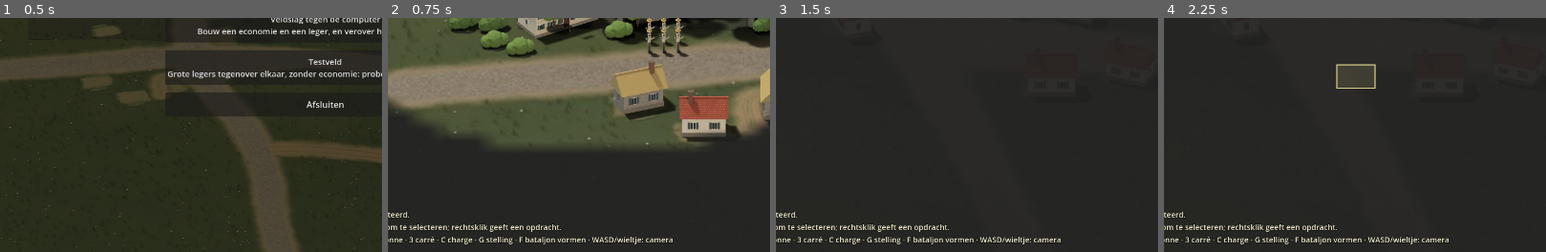
Above: before the commit, frames 1-4 (left to right).
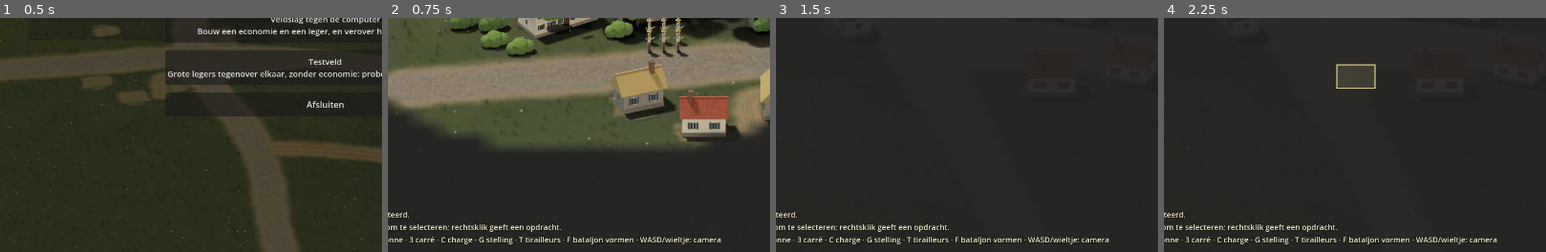
Above: after the commit, the same moments.

Repository: thomasgerritsen-code/-napoleonic-rts.
Game: Godot game, scene res://scenes/menu.tscn
The game is run twice, just before and just after one commit, with the same random seed, the same clock (stepped at 60 frames per second) and the same inputs.
Inputs (mouse positions are % of the whole screen's width and height, from its top left):
- Up to frame 1 (0.5 s): no input
- Up to frame 2 (0.75 s): click "Veldslag tegen de computer Bo…" at 0.5 s
- Up to frame 3 (1.5 s): tap Enter at 1.25 s; drag from (90, 17) to (60, 28) at 1.27 s
- Up to frame 4 (2.25 s): tap Space at 2 s; drag from (30, 55) to (45, 70) at 2.02 s
The pictures show only the part of the screen within x 7-57%, y 45-95%; the shares and areas given below are measured in that part.

Frame 1 is identical in both runs. In frame 2, 0.8% of the frame differs, in the area x 34-88%, y 93-97%; in frame 3, 0.8%; in frame 4, 0.8%.

Commit message:
Godot: tirailleurs, craters and shell damage to the works, as the web game
Open order (T): a battalion spreads out 2.3 times as wide, fires at will
at any enemy within 1.15 times its reach, takes 72% of the fire (55%
among trees) but 1.7 times the blows of horse; a square closes it again.
Round shot and howitzer shells leave craters, knock a trench down a
level or breach its parapet (then it covers only a fifth), and hit a
tower beside them; men standing in a damaged trench dig it back up.

Co-Authored-By: Claude Opus 5.5 <noreply@anthropic.com>
Claude-Session: https://claude.ai/code/session_01JtYPWDhBYAE3XgwFqp4SE2

Diff:
--- a/godot/scripts/hud.gd
+++ b/godot/scripts/hud.gd
@@ -124,7 +124,7 @@
 			lines.append("Graan: %d  ·  %d boeren" % [b.crop, battle.farmers_on(b)])
 		return "\n".join(lines)
 	if battle.selected_units.is_empty():
-		return "Niets geselecteerd.\nKlik of sleep om te selecteren; rechtsklik geeft een opdracht.\n1 linie · 2 colonne · 3 carré · C charge · G stelling · F bataljon vormen · WASD/wieltje: camera"
+		return "Niets geselecteerd.\nKlik of sleep om te selecteren; rechtsklik geeft een opdracht.\n1 linie · 2 colonne · 3 carré · C charge · G stelling · T tirailleurs · F bataljon vormen · WASD/wieltje: camera"
 	var count := {}
 	for u in battle.selected_units:
 		count[u.type] = count.get(u.type, 0) + 1
@@ -145,6 +145,9 @@
 		state += ", %s" % r.rank_label()
 		state += ", moreel %d (%s)" % [r.morale(), r.morale_label()]
 		var shape: String = {"column": "colonne", "square": "carré"}.get(r.formation, "linie")
+		if r.skirmish:
+			shape = "open orde"
+
 		lines.append("%s: %d man in %s, %s" % [r.name, r.strength(), shape, state])
 	var workers: int = count.get("worker", 0)
 	if workers > 0:
@@ -192,6 +195,10 @@
 			holding = holding or r.hold
 			if r.trench != null and r.trench["progress"] >= 1.0:
 				trench = r.trench
+		var open_order := false
+		for r in battle.selected:
+			open_order = open_order or r.skirmish
+		_button("Gesloten orde (T)" if open_order else "Tirailleurs (T)\nverspreid vuren", battle.skirmish)
 		_button("Stelling loslaten (G)" if holding else "Stelling houden (G)\nschrap zetten, ingraven", battle.hold)
 		if trench != null:
 			var next := Rules.trench_level(int(trench["level"]) + 1)
--- a/godot/scripts/main.gd
+++ b/godot/scripts/main.gd
@@ -400,14 +400,32 @@
 				if not horse:
 					share *= depth_rule("rearDamage", 1.5) if rear else depth_rule("flankDamage", 1.25)
 				shock = (depth_rule("rearShock", 2.0) if rear else depth_rule("flankShock", 1.5)) - 1.0
+	if r != null and r.skirmish:
+		if horse:
+			share *= depth_rule("skirmishVsCavalry", 1.7)
+			shock += depth_rule("skirmishVsCavalry", 1.7) - 1.0
+		else:
+			share *= depth_rule("skirmishWoodCover", 0.55) if near_trees(foe.world) else depth_rule("skirmishCover", 0.72)
 	if shock > 0.0:
 		foe.morale = maxf(0.0, foe.morale - 8.0 * shock)
 	foe.hit(damage * share)
 
 
 func depth_rule(key: String, fallback: float) -> float:
+	return depth_rule_static(key, fallback)
+
+
+static func depth_rule_static(key: String, fallback: float) -> float:
 	var d: Variant = Rules.start().get("battleDepth")
 	return float(d.get(key, fallback)) if d is Dictionary else fallback
+
+
+## Trees within a few paces (tirailleurs shelter among them).
+func near_trees(at: Vector2) -> bool:
+	for s in supplies:
+		if s.kind == "wood" and not s.gone() and s.world.distance_squared_to(at) < 46.0 * 46.0:
+			return true
+	return false
 
 
 ## Whether enemy soldiers (not peasants, not men in flight) are within `reach`.
@@ -744,6 +762,7 @@
 			# A howitzer's shell drops into a trench; roundshot strikes its bank.
 			var impact := foe.world + Vector2(randf_range(-20, 20), randf_range(-14, 14))
 			var lobbed := bool(Rules.troop(u.troop).get("lobbed", false))
+			trenches.shell(impact, impact - u.world, float(Rules.troop(u.troop).get("works", 1.0)))
 			for other in units:
 				if other.alive() and other.side != u.side and other.world.distance_to(impact) < 26.0:
 					strike(other, damage * randf_range(0.6, 1.3), u.world, lobbed)
@@ -950,6 +969,19 @@
 		r.hold = on
 	if not list.is_empty():
 		say("Stelling houden: de linie graaft zich in." if on else "De bataljons houden geen stelling meer.")
+	refresh_hud()
+
+
+## Open order for the selected battalions (or closed again).
+func skirmish() -> void:
+	var list := selected
+	var on := false
+	for r in list:
+		on = on or not r.skirmish
+	for r in list:
+		r.set_skirmish(on)
+	if not list.is_empty():
+		say("Tirailleurs: verspreid, vuren naar believen en verder, moeilijk te raken, maar kwetsbaar voor ruiterij." if on else "Gesloten orde: de gelederen sluiten.")
 	refresh_hud()
 
 
@@ -1174,6 +1206,8 @@
 				charge()
 			KEY_G:
 				hold()
+			KEY_T:
+				skirmish()
 			KEY_F:
 				form_regiment()
 			KEY_M:
--- a/godot/scripts/regiment.gd
+++ b/godot/scripts/regiment.gd
@@ -42,6 +42,9 @@
 var _pace := 1.0             # slowed by its walking wounded
 ## Told to hold its ground (G): it braces and, in line, digs in (Trenches).
 var hold := false
+## Open order (T): spread out, firing at will a little further, hard to hit
+## (harder among trees), easy prey for horse.
+var skirmish := false
 var braced_at := -1.0
 var trench: Variant = null   # the trench it holds or digs
 var last_centre := Vector2.INF
@@ -155,7 +158,18 @@
 func set_formation(kind: String) -> void:
 	if kind == formation or routing:
 		return
+	if kind == "square":
+		skirmish = false
 	formation = kind
+	_form(destination)
+
+
+func set_skirmish(on: bool) -> void:
+	if routing or on == skirmish:
+		return
+	skirmish = on
+	if on and formation == "square":
+		formation = "line"
 	_form(destination)
 
 
@@ -260,6 +274,11 @@
 			var depth := r * RANK_GAP
 			if formation == "column":
 				depth -= (grid.y - 1) * RANK_GAP / 2.0
+			if skirmish:
+				# Spread out, each man a little off his file.
+				var u := group[r]
+				lateral = lateral * Battle.depth_rule_static("skirmishSpread", 2.3) + (Battle.hash01(u.id, 21) - 0.5) * 18.0
+				depth = depth * Battle.depth_rule_static("skirmishSpread", 2.3) + (Battle.hash01(u.id, 22) - 0.5) * 18.0
 			group[r].slot = at + right * lateral - forward * depth
 
 
--- a/godot/scripts/trenches.gd
+++ b/godot/scripts/trenches.gd
@@ -13,6 +13,8 @@
 var battle: Battle
 ## {centre, facing, length, width, progress, level, upgrade_to, upgrade_progress, holder, dug_at}
 var list: Array[Dictionary] = []
+## Where round shot and shells struck: {world, way, at}.
+var craters: Array[Dictionary] = []
 var _clock := 0.0
 
 
@@ -29,6 +31,7 @@
 	if _clock > 0.0:
 		return
 	_clock = 1.0
+	_repair(cfg)
 	for r in battle.regiments:
 		if r.routing or r.destroyed():
 			continue
@@ -72,6 +75,9 @@
 	if t != null and not lobbed:
 		var way := (from - victim.world).normalized()
 		if way.dot(Vector2.from_angle(t["facing"])) > 0.17:
+			# A breached parapet covers little.
+			if t.get("breached", false):
+				return Battle.depth_rule_static("breachedCover", 0.8)
 			return float(Rules.trench_level(t["level"]).get("damage", cfg["trenchDamage"]))
 	if braced(victim.regiment):
 		return float(cfg["defendDamage"])
@@ -246,9 +252,66 @@
 		battle.refresh_hud()
 
 
+## Round shot or a shell lands: a crater, and the works it falls on knocked
+## down (a trench loses a level; at the first its parapet is breached); a
+## tower beside it is hit. Howitzer shells do more (`works`).
+func shell(at: Vector2, way: Vector2, works: float) -> void:
+	craters.append({"world": at, "way": way.normalized(), "at": battle.clock})
+	if craters.size() > int(Battle.depth_rule_static("maxCraters", 80)):
+		craters.pop_front()
+	for t in list:
+		if t["progress"] < 1.0:
+			continue
+		var d: Vector2 = at - t["centre"]
+		var forward := Vector2.from_angle(t["facing"])
+		var along := absf(d.dot(forward.orthogonal()))
+		var across := d.dot(forward)
+		if along > t["length"] / 2.0 + 8.0 or across < -t["width"] / 2.0 - 8.0 or across > t["width"] / 2.0 + 34.0:
+			continue
+		t["integrity"] = float(t.get("integrity", 100.0)) - Battle.depth_rule_static("shellDamage", 14) * works
+		if t["integrity"] <= 0.0:
+			if t["level"] > 1:
+				t["level"] = int(t["level"]) - 1
+				t["integrity"] = 100.0
+			else:
+				t["integrity"] = 0.0
+				t["breached"] = true
+	for b in battle.buildings:
+		if b.type == "tower" and b.standing() and b.world.distance_to(at) <= Battle.depth_rule_static("towerSplash", 44):
+			b.hit(Battle.depth_rule_static("towerShellDamage", 30) * works)
+	queue_redraw()
+
+
+## The men standing in a damaged trench (three at least) dig it back up.
+func _repair(_cfg: Dictionary) -> void:
+	for t in list:
+		if t["progress"] < 1.0 or float(t.get("integrity", 100.0)) >= 100.0:
+			continue
+		var men := 0
+		var sappers := 0
+		for u in battle.units:
+			if u.alive() and u.type == "infantry" and (u.regiment == null or not u.regiment.routing) and _inside(t, u.world, 0.0):
+				men += 1
+				if u.troop == "sapper":
+					sappers += 1
+		if men < 3:
+			continue
+		var work := 1.0 + float(Rules.troop("sapper").get("work", 0.0)) * sappers / men
+		t["integrity"] = minf(100.0, float(t["integrity"]) + Battle.depth_rule_static("repairPerSecond", 2) * work)
+		if t.get("breached", false) and t["integrity"] >= 50.0:
+			t["breached"] = false
+
+
 ## A cut in the ground: the bank thrown up in front, darker as it deepens; a
 ## revetted trench shows its planks, a fortified one its gabions.
 func _draw() -> void:
+	for c in craters:
+		# Torn earth, the spray thrown on the far side.
+		var at := Iso.to_screen(c["world"])
+		draw_set_transform(at, 0.0, Vector2(1.0, Iso.SQ))
+		draw_circle(Vector2.ZERO, 7.0, Color(0.27, 0.21, 0.14, 0.75))
+		draw_circle(Vector2(c["way"]) * 5.0, 4.5, Color(0.4, 0.32, 0.21, 0.5))
+		draw_set_transform(Vector2.ZERO, 0.0, Vector2.ONE)
 	for t in list:
 		var forward := Vector2.from_angle(t["facing"])
 		var across := forward.orthogonal()
--- a/godot/scripts/unit.gd
+++ b/godot/scripts/unit.gd
@@ -97,7 +97,8 @@
 
 
 func reach() -> float:
-	return float(Rules.unit_type(type).get("range", 20)) * stat("range")
+	var open_order := Battle.depth_rule_static("skirmishRange", 1.15) if regiment != null and regiment.skirmish else 1.0
+	return float(Rules.unit_type(type).get("range", 20)) * stat("range") * open_order
 
 
 ## A troop kind's factor on the base type (1 for the plain kind).
@@ -232,9 +233,10 @@
 		facing = r.facing
 		idle()
 		return
-	var foe := r.enemy
+	var foe := r.enemy if not r.skirmish else null
 	if foe == null:
-		# No battalion before it: the men fire on any enemy in musket reach.
+		# No battalion before it, or in open order: the men fire at will on
+		# any enemy in musket reach.
 		_look -= delta
 		if _look <= 0.0:
 			_look = LOOK_AROUND
--- a/godot/tests/smoke_test.gd
+++ b/godot/tests/smoke_test.gd
@@ -206,6 +206,23 @@
 	battle.strike(target_man, 10.0, target_man.world - front_way)
 	_check(is_equal_approx(front_loss, 10.0) and is_equal_approx(hp_before - target_man.hp, 15.0), "a battalion takes half as much again from the rear")
 
+	# Open order: the tirailleurs spread out and are harder to hit.
+	var width := func(r: Regiment) -> float:
+		var lo := INF
+		var hi := -INF
+		var across := Vector2.from_angle(r.facing).orthogonal()
+		for u in r.living():
+			lo = minf(lo, u.slot.dot(across))
+			hi = maxf(hi, u.slot.dot(across))
+		return hi - lo
+	var closed: float = width.call(shaken)
+	shaken.set_skirmish(true)
+	var spread_out: float = width.call(shaken)
+	hp_before = target_man.hp
+	battle.strike(target_man, 10.0, target_man.world + front_way)
+	_check(spread_out > closed * 1.8 and hp_before - target_man.hp < 7.5, "tirailleurs spread out (%d to %d px) and are harder to hit" % [closed, spread_out])
+	shaken.set_skirmish(false)
+
 	# The computer.
 	_run(battle, 120.0)
 	var british_buildings := 0
